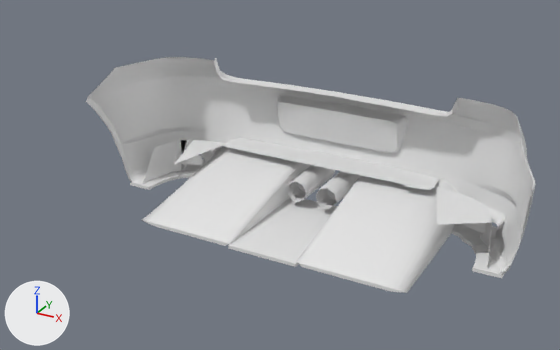
The glTF model public/parts/wendtStrom_rearBumper_trackMild.glb as it was, and as the next commit left it.
Both versions are drawn from a camera (50 mm lens) standing at (1.192, -0.643, 1.519) and looking at (-0.029, 1.579, 0.409). Lighting does not change. The marker at lower left points along +X, +Y and +Z. The picture after the commit comes second. Where no turn or scale is listed for an object, it has been applied to the vertices. Vertices at exactly the same position are counted once.

Names of what the first picture shows: 'rearBumper_trackMild'.
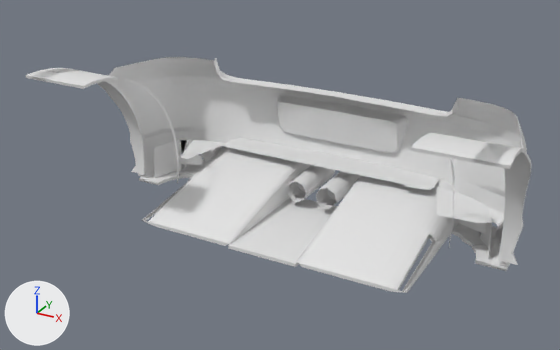
Where the newer file only moved an object's origin or applied its transform, the numbers keep the older frame.

Diff of the bpy script that builds the scene:
```diff
--- a/public/parts/wendtStrom_rearBumper_trackMild.glb.py
+++ b/public/parts/wendtStrom_rearBumper_trackMild.glb.py
@@ me_wendtstrom_rearbumper_trackmild @@
 # used by ob_rearbumper_trackmild; location = (0.0, 1.713, 0.44)
-me_wendtstrom_rearbumper_trackmild.from_pydata(...)  # 1812 vertices, 3374 faces; spans x -0.85..0.85, y -0.32..0.32, z -0.26..0.26
+me_wendtstrom_rearbumper_trackmild.from_pydata(...)  # 2216 vertices, 3948 faces; spans x -0.83..0.83, y -0.5..0.32, z -0.26..0.32
+# me_wendtstrom_rearbumper_trackmild part 1: a new loose piece of 100 vertices spanning x 0.74..0.83, y -0.5..0.0, z -0.22..0.32, in mat_black (white #e7e7e7)
+# me_wendtstrom_rearbumper_trackmild part 2: a new loose piece of 100 vertices spanning x -0.83..-0.74, y -0.5..0.0, z -0.22..0.32, in mat_black (white #e7e7e7)
+# me_wendtstrom_rearbumper_trackmild part 3: a new loose piece of 62 vertices spanning x 0.57..0.82, y -0.5..0.0, z -0.22..0.32, in mat_black (white #e7e7e7)
+# me_wendtstrom_rearbumper_trackmild part 4: a new loose piece of 62 vertices spanning x -0.82..-0.57, y -0.5..0.0, z -0.22..0.32, in mat_black (white #e7e7e7)
+# me_wendtstrom_rearbumper_trackmild part 5: a new loose piece of 38 vertices spanning x -0.57, y -0.3..0.0, z -0.22..0.29, in mat_black (white #e7e7e7)
+# me_wendtstrom_rearbumper_trackmild part 6: a new loose piece of 38 vertices spanning x 0.57, y -0.3..0.0, z -0.22..0.29, in mat_black (white #e7e7e7)
+# me_wendtstrom_rearbumper_trackmild part 7: 92 vertices moved from x 0.51..0.84, y -0.31..0.28, z -0.25..0.15 to x 0.51..0.81, y -0.31..0.28, z -0.25..0.19; 90 vertices removed from x 0.51..0.85, y -0.31..0.19, z -0.25..0.15; 92 vertices added at x 0.48..0.82, y -0.16..0.19, z -0.25..0.19
+# me_wendtstrom_rearbumper_trackmild part 8: 12 vertices moved from x -0.8..-0.46, y -0.06..0.29, z -0.25..0.02 to x -0.8..-0.46, y -0.05..0.29, z -0.25..0.05; 86 vertices removed from x -0.85..-0.54, y -0.21..0.03, z -0.25..0.18; 88 vertices added at x -0.82..-0.48, y -0.16..0.16, z -0.25..0.19
 me_wendtstrom_rearbumper_trackmild.materials.append(mat_paint)
```

What differs and where, as boxes [x1, y1, x2, y2] in the pictures (560 x 350 px; the box of a moved part takes in the faces that stretch with it):
'rearBumper_trackMild', reshaped (12% wider): before [86, 57, 536, 293]; after [26, 57, 532, 293]
part 1 of me_wendtstrom_rearbumper_trackmild, added: after [474, 143, 532, 265]
part 2 of me_wendtstrom_rearbumper_trackmild, added: after [26, 68, 145, 175]
part 3 of me_wendtstrom_rearbumper_trackmild, added: after [411, 133, 512, 167]
part 4 of me_wendtstrom_rearbumper_trackmild, added: after [34, 69, 118, 89]
part 5 of me_wendtstrom_rearbumper_trackmild, added: after [124, 78, 179, 183]
part 6 of me_wendtstrom_rearbumper_trackmild, added: after [449, 158, 454, 247]
part 7 of me_wendtstrom_rearbumper_trackmild, moved or reshaped: before [397, 160, 536, 292]; after [393, 163, 527, 293]
part 8 of me_wendtstrom_rearbumper_trackmild, moved or reshaped: before [86, 73, 220, 190]; after [99, 73, 227, 223]
